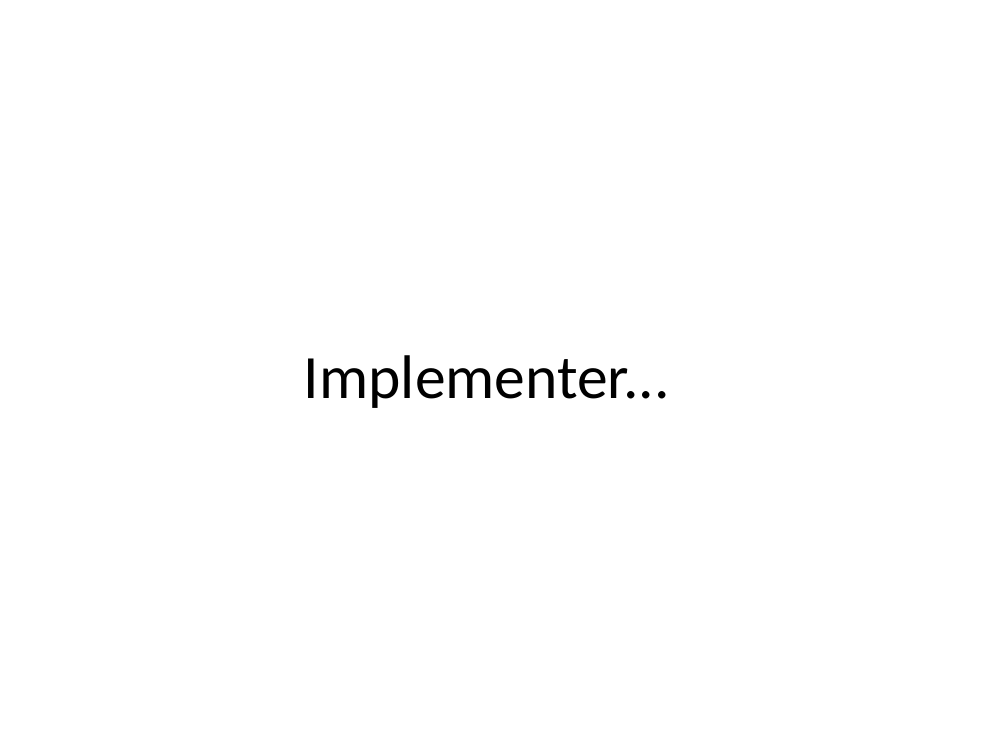
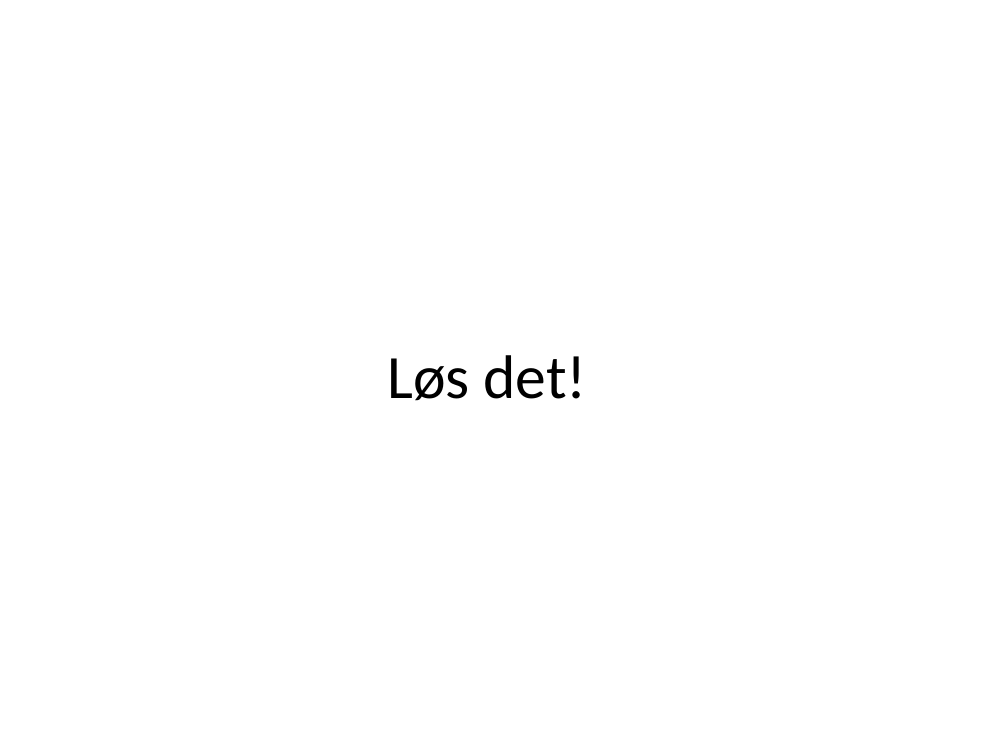
Before and after one commit to runepeter/camel-stuff, a slide deck: slide 20 of camel-spotting.pptx. Drawn at 1008x756 pixels with LibreOffice and Linux fonts; fonts in the diff are those of the drawing. Boxes give left, top, right and bottom in pixels: in the first picture for what was removed or moved away, otherwise in the second. Text is boxed around its words. In the diff, an @@ line names an element or a change of style, - is before the commit and + after.

```diff
--- a/camel-spotting.pptx
+++ b/camel-spotting.pptx
@@ title at box(387, 355, 587, 401): text changed @@
-Implementer...
+Løs det!
```
Also in this commit, not shown: 12 other slides changed.
